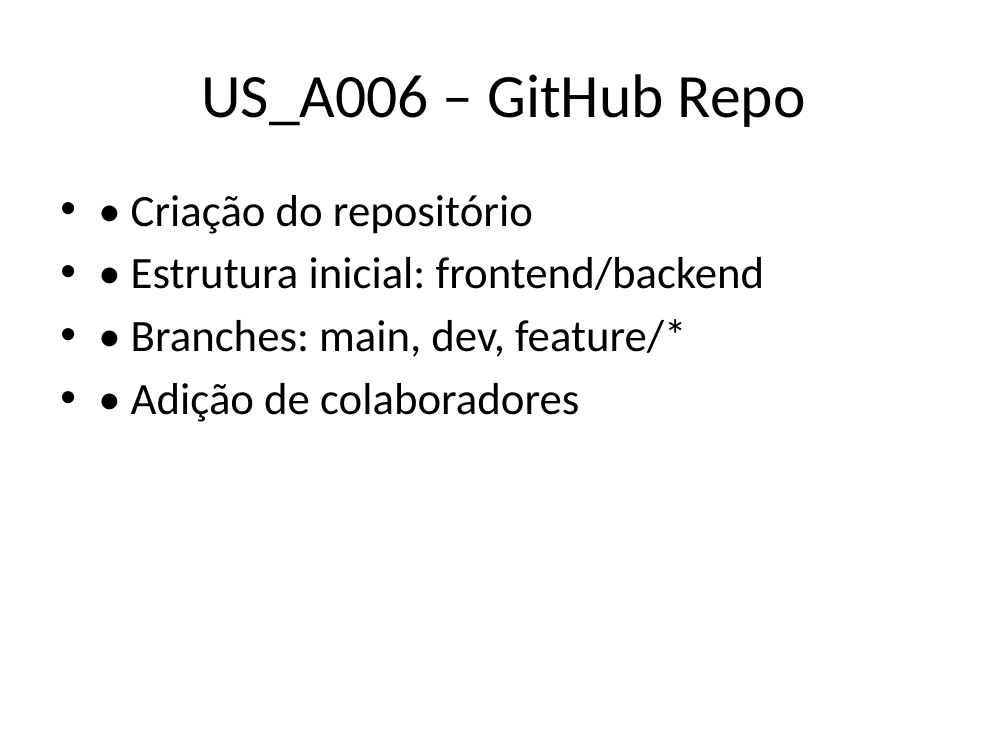
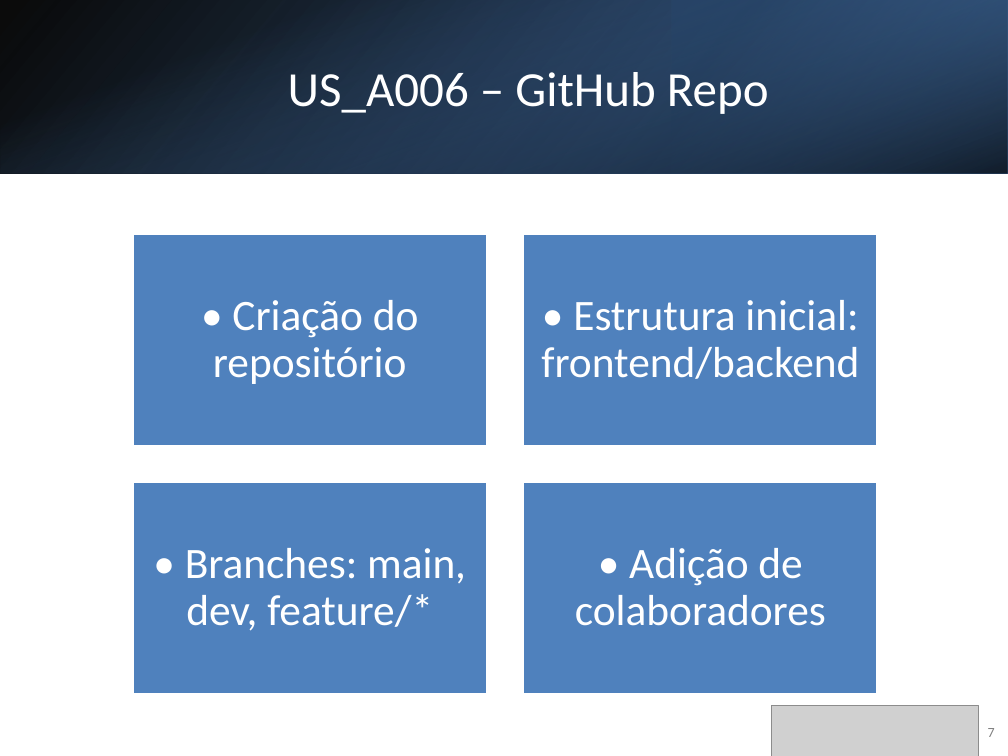
Before and after one commit to joaoventura2024064-dev/ISTECPROJ2526, a slide deck: slide 7 of docs/Sprint_A_Apresentacao_v0.pptx. Drawn at 1008x756 pixels with LibreOffice and Linux fonts; fonts in the diff are those of the drawing; grey boxes stand for pictures. Boxes give left, top, right and bottom in pixels: in the first picture for what was removed or moved away, otherwise in the second. Text is boxed around its words. In the diff, an @@ line names an element or a change of style, - is before the commit and + after.

```diff
--- a/docs/Sprint_A_Apresentacao_v0.pptx
+++ b/docs/Sprint_A_Apresentacao_v0.pptx
@@ rectangle added at (0, 0, 1008, 173), fill gradient #000000 to #376092 @@
@@ rectangle added at (0, 0, 1008, 173), fill gradient #4F81BD to #000000 @@
@@ rectangle added at (672, 0, 1008, 173), fill gradient #254061 to #4F81BD @@
@@ title "US_A006 – GitHub Repo": place and size @@
-title "US_A006 – GitHub Repo" at (201, 74, 806, 127)
+title "US_A006 – GitHub Repo" at (288, 72, 769, 114)
@@ title "US_A006 – GitHub Repo" at (288, 72, 769, 114): size 44 to 35 pt, text colour #000000 to #FFFFFF @@
@@ text removed at (131, 195, 765, 422) @@
-• • Criação do repositório
-• • Estrutura inicial: frontend/backend
-• • Branches: main, dev, feature/*
-• • Adição de colaboradores
@@ group added at (132, 233, 878, 695): 4 rectangles, 4 texts @@
+• Criação do repositório
+• Estrutura inicial: frontend/backend
+• Branches: main, dev, feature/*
+• Adição de colaboradores
@@ picture added at (771, 706, 979, 756) @@
@@ page number added at (988, 728, 995, 737), 10 pt, text #808080 @@
+7
```
Also in this commit, not shown: 8 other slides changed, 1 slide added, 6 slides removed, 3 other files.
